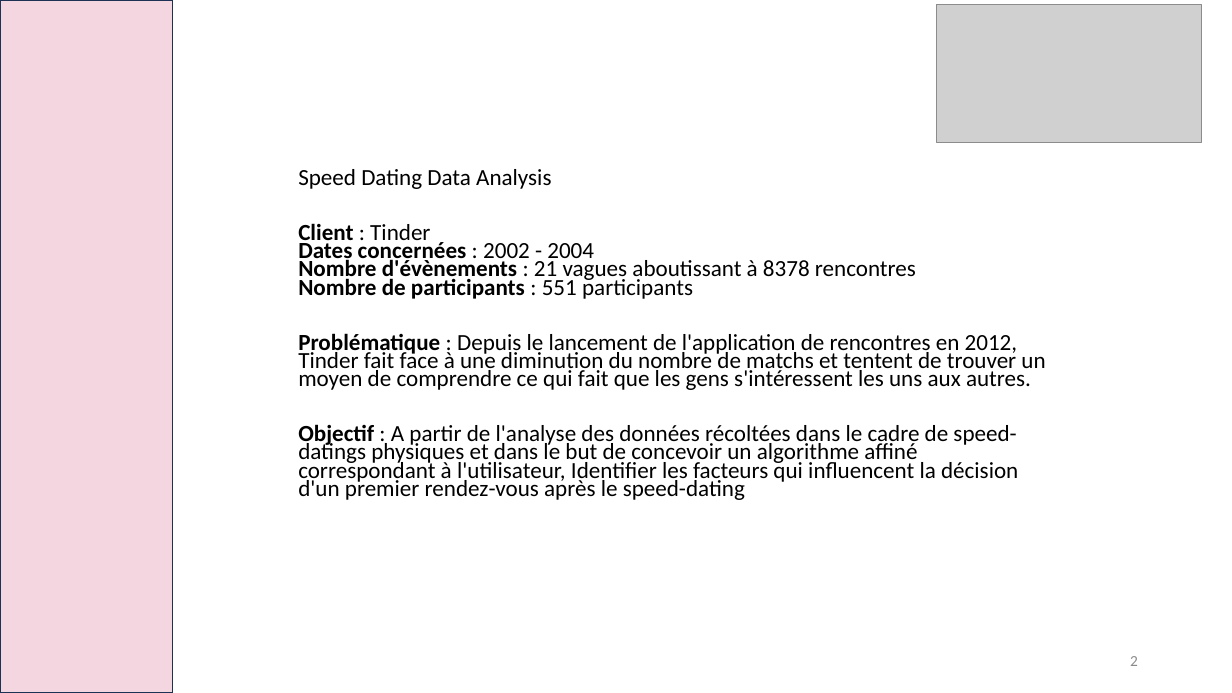
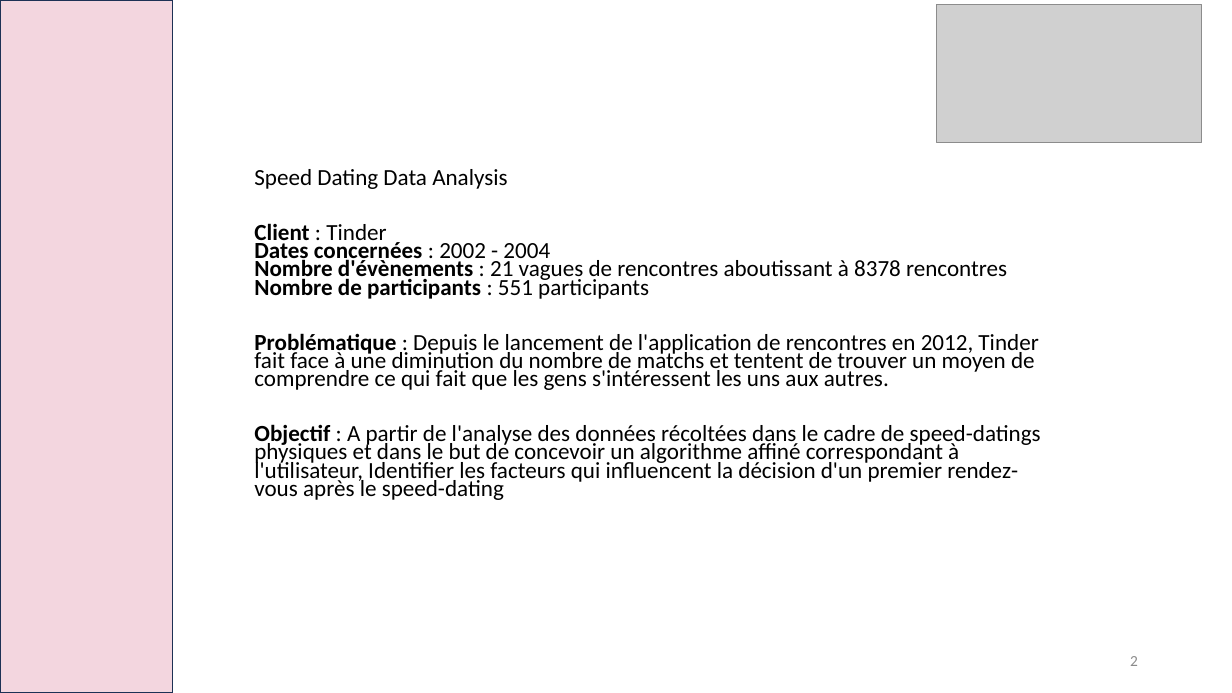
Before and after one commit to laura-lucchini/projet_speed_dating_bloc2_RNCP, a slide deck: slide 2 of speed_dating.pptx. Drawn at 1232x693 pixels with LibreOffice and Linux fonts; fonts in the diff are those of the drawing; grey boxes stand for pictures. Boxes give left, top, right and bottom in pixels: in the first picture for what was removed or moved away, otherwise in the second. Text is boxed around its words. In the diff, an @@ line names an element or a change of style, - is before the commit and + after.

```diff
--- a/speed_dating.pptx
+++ b/speed_dating.pptx
@@ text "Speed Dating Data Analysis": place and size @@
-text "Speed Dating Data Analysis" at <box>298,169,1045,500</box>
+text "Speed Dating Data Analysis" at <box>254,169,1041,500</box>
@@ text at <box>254,257,1007,283</box>: text changed @@
-Nombre d'évènements : 21 vagues aboutissant à 8378 rencontres
+Nombre d'évènements : 21 vagues de rencontres aboutissant à 8378 rencontres
```
Also in this commit, not shown: 9 other slides changed, 1 other file.
